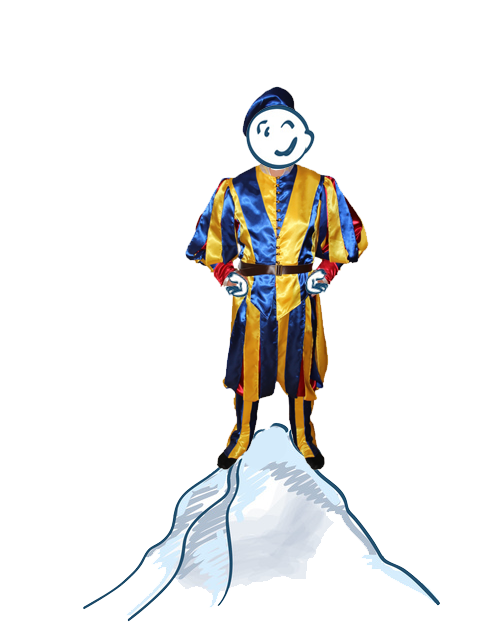
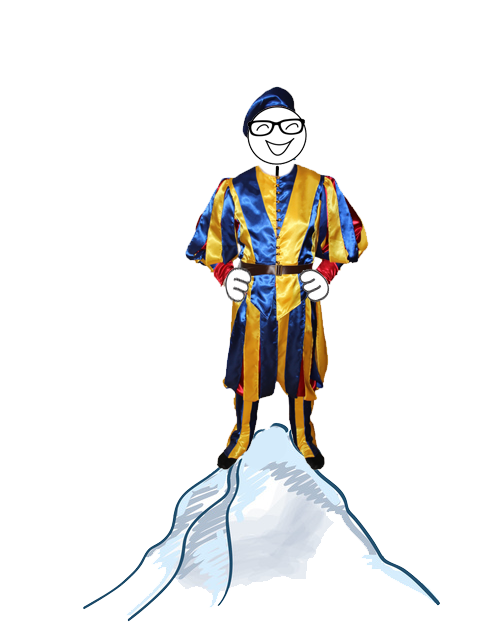
The second (500, 624) image is a revision of the first. Changes to its layers:
hid "Ebene 3 Kopie" over 224, 270, 250, 299
added layer "Ebene 5" above "Ebene 3" over 247, 106, 307, 165
hid "Ebene 3" over 304, 267, 330, 296
hid "Ebene 2" over 246, 105, 315, 171
added layer "Ebene 7 Kopie" above "Ebene 7" over 224, 266, 252, 304
added layer "Ebene 7" above "Ebene 1" over 299, 268, 330, 303
painted on "Ebene 1" over 256, 142, 296, 178
added layer "Ebene 6" above "Ebene 4" over 274, 165, 280, 178
painted on "Ebene 4" over 267, 152, 286, 178
